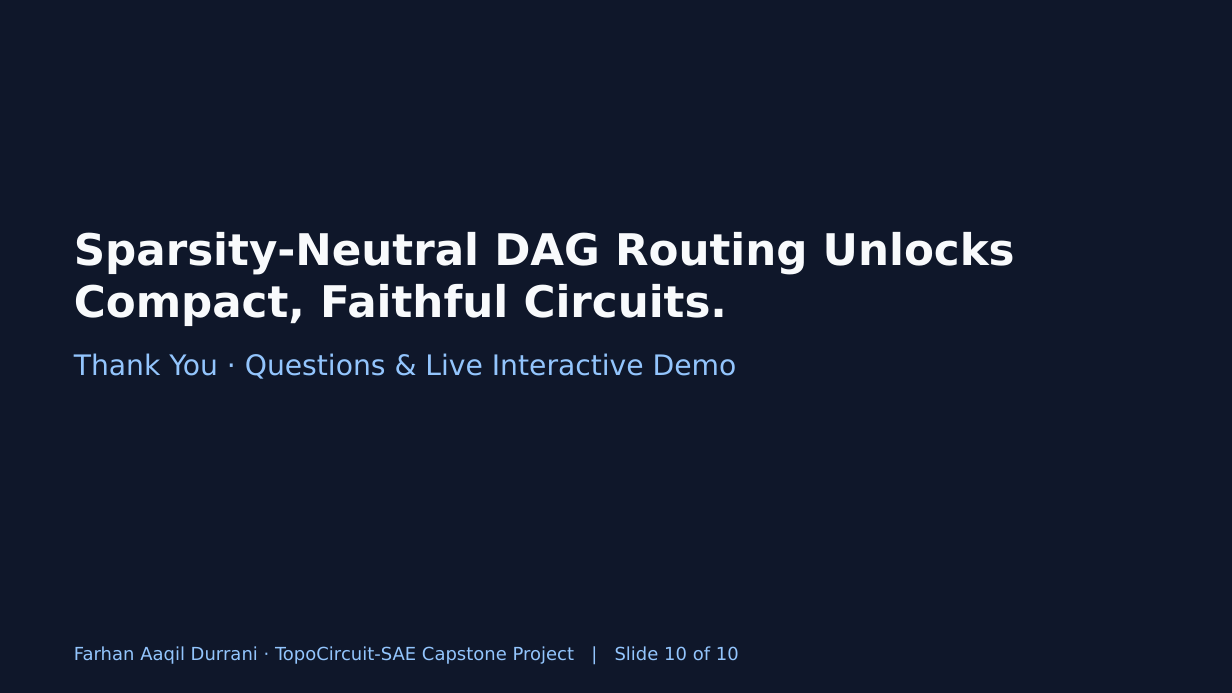
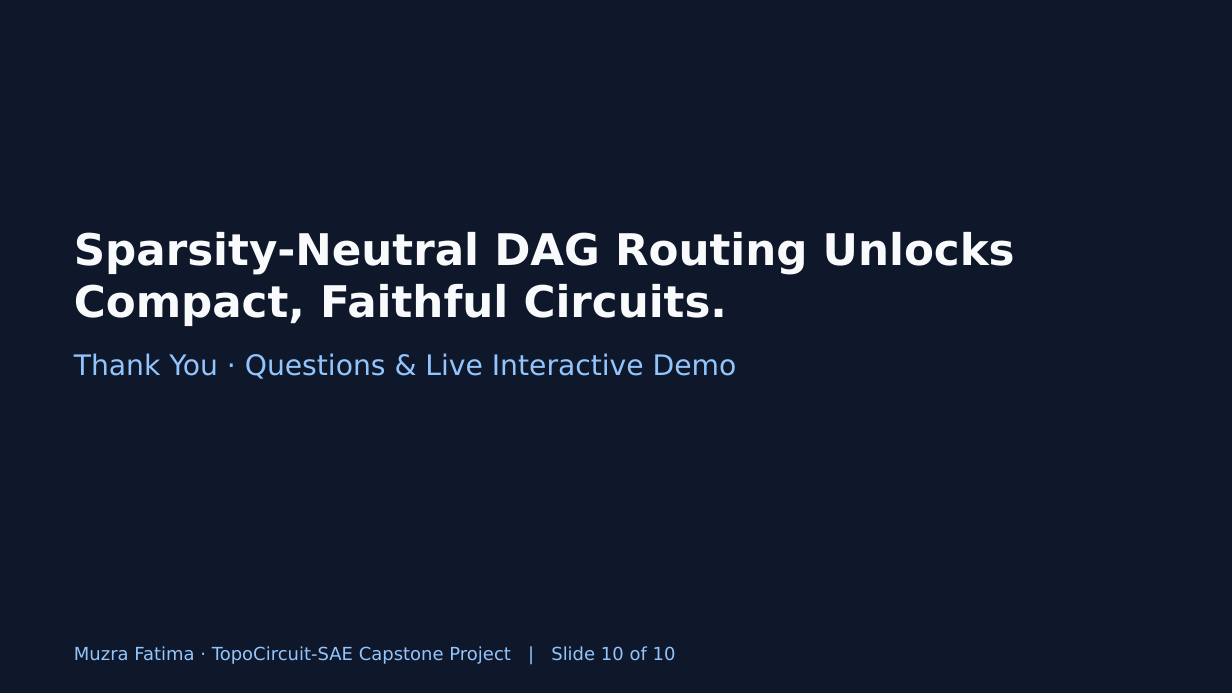
Before and after one commit to MuzraFatima/NeuroLens, a slide deck: slide 10 of presentation/TopoCircuit_SAE_Defence_Deck.pptx. Drawn at 1232x693 pixels with LibreOffice and Linux fonts; fonts in the diff are those of the drawing. Boxes give left, top, right and bottom in pixels: in the first picture for what was removed or moved away, otherwise in the second. Text is boxed around its words. In the diff, an @@ line names an element or a change of style, - is before the commit and + after.

Commit message:
Credit Muzra Fatima as the owner on the defence deck footers

```diff
--- a/presentation/TopoCircuit_SAE_Defence_Deck.pptx
+++ b/presentation/TopoCircuit_SAE_Defence_Deck.pptx
@@ text at (x1=74, y1=646, x2=676, y2=664): text changed @@
-Farhan Aaqil Durrani · TopoCircuit-SAE Capstone Project | Slide 10 of 10
+Muzra Fatima · TopoCircuit-SAE Capstone Project | Slide 10 of 10
```
Also in this commit, not shown: 1 other slide changed.
